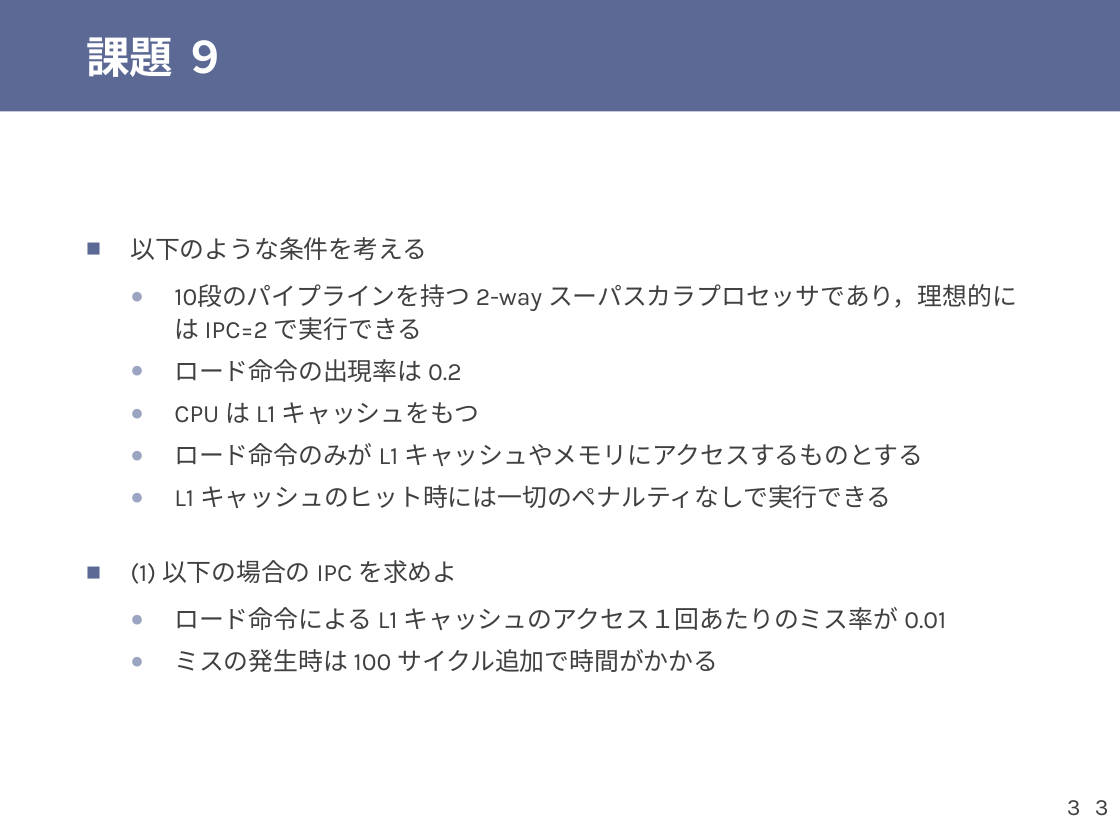
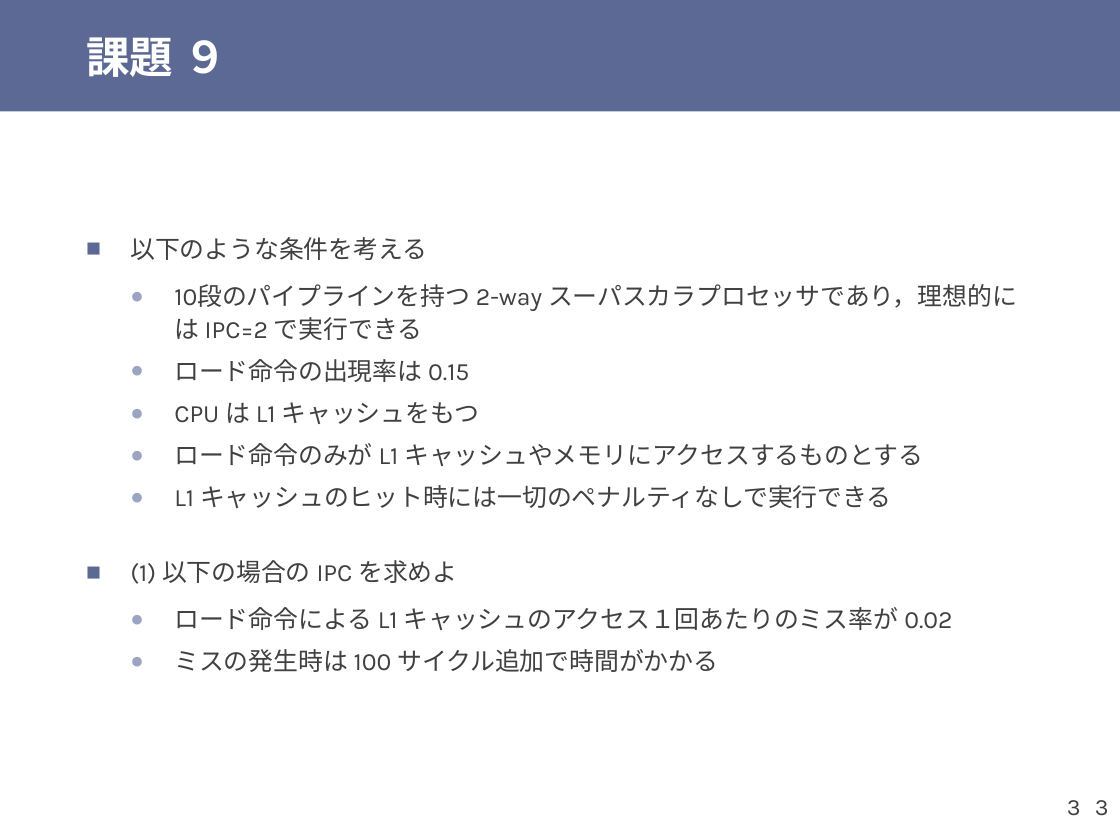
Before and after one commit to shioyadan/otya-computer-architecture-i, a slide deck: slide 3 of cai-shioya-10.pptx. Drawn at 1120x840 pixels with LibreOffice and Linux fonts; fonts in the diff are those of the drawing. Boxes give left, top, right and bottom in pixels: in the first picture for what was removed or moved away, otherwise in the second. Text is boxed around its words. In the diff, an @@ line names an element or a change of style, - is before the commit and + after.

```diff
--- a/cai-shioya-10.pptx
+++ b/cai-shioya-10.pptx
@@ text at box(174, 359, 469, 382): text changed @@
-  ● ロード命令の出現率は 0.2
+  ● ロード命令の出現率は 0.15
@@ text at box(174, 607, 952, 630): text changed @@
-  ● ロード命令による L1 キャッシュのアクセス１回あたりのミス率が 0.01
+  ● ロード命令による L1 キャッシュのアクセス１回あたりのミス率が 0.02
```
Also in this commit, not shown: 25 other slides changed, 2 slides added, 25 slides removed, 1 other file.
